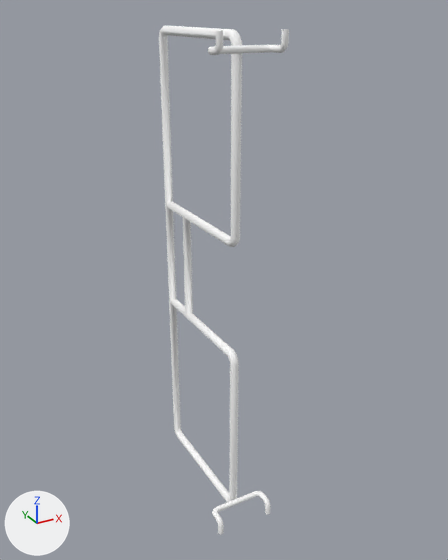
A saved change to the glTF model www/resources/data/244/mod/razdel_polka_m.glb.
Before and after are seen from a 50 mm camera at (-18.1, -35.7, 34.7) aimed at (1.2, -0.5, 17.2). The lights are fixed; the arrows at lower left show +X, +Y and +Z. Where no turn or scale is listed for an object, it has been applied to the vertices. Vertices at the same position are counted once.

Names of what the first picture shows: '400 (1)'.
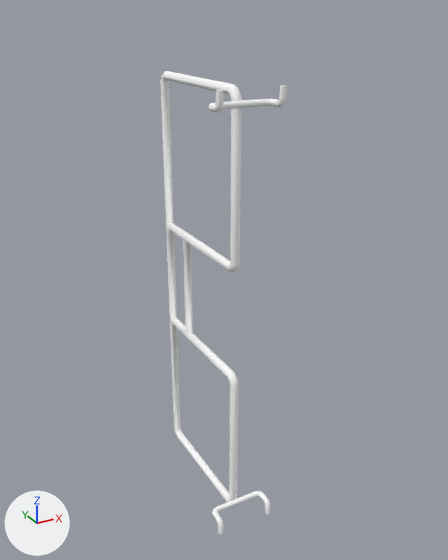
Boxes [x1, y1, x2, y2] around the edits, measured in the pictures (448 x 560 px; the box of a moved part takes in the faces that stretch with it):
'400 (1)', reshaped (9% shorter): before [159, 25, 289, 535]; after [160, 71, 287, 535]
part 1 of me_400__1, moved or reshaped: before [159, 25, 289, 55]; after [160, 71, 287, 113]
part 2 of me_400__1, moved or reshaped: before [159, 36, 242, 386]; after [160, 81, 242, 386]

What changed in the scene script:
```text
Change me_400__1:
    where me_400__1.from_pydata(...)  # 867 vertices, 1742 faces; spans x -2.2..2.2, y -6.1..6.1, z 0.0..33.7
    used by ob_400__1; location = (0.0, 0.0, 0.0)
    me_400__1 part 1: all 339 vertices in x -2.2..2.2, y -6.1..6.1, z 32.5..33.7 are moved by (0.0, 0.0, -2.9)
    me_400__1 part 2: all 183 vertices in x -0.3..0.3, y -4.5..5.8, z 12.6..21.8 are moved by (0.0, 0.0, -1.7)
```
